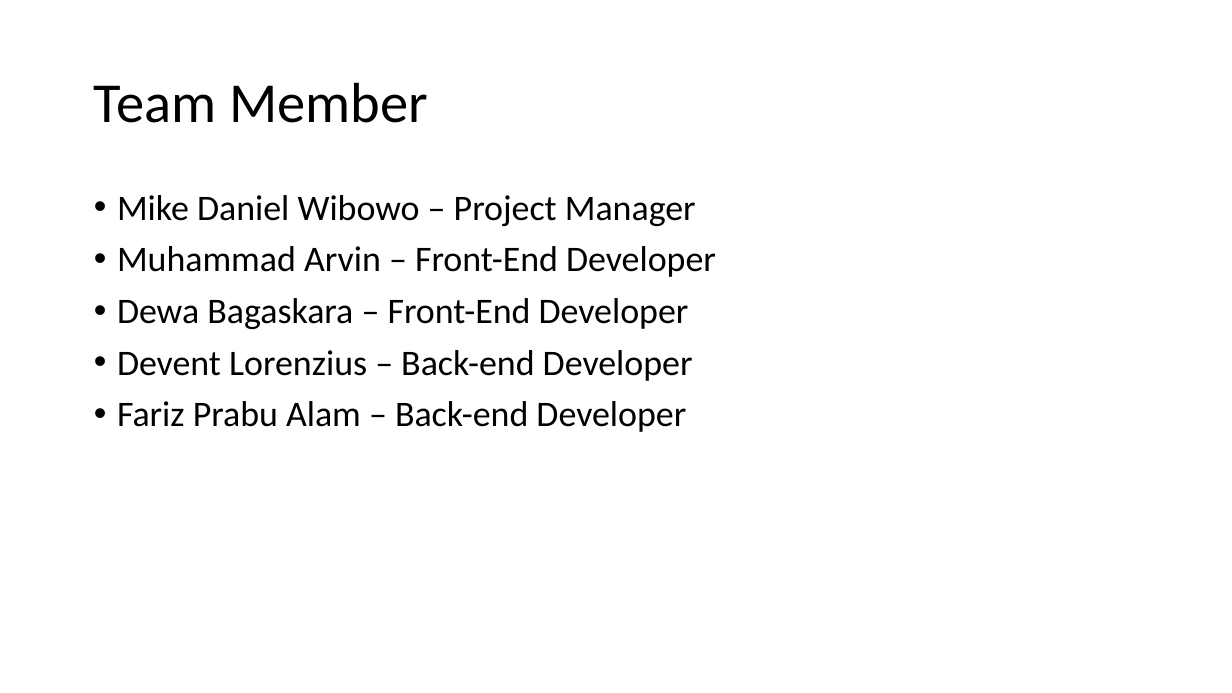
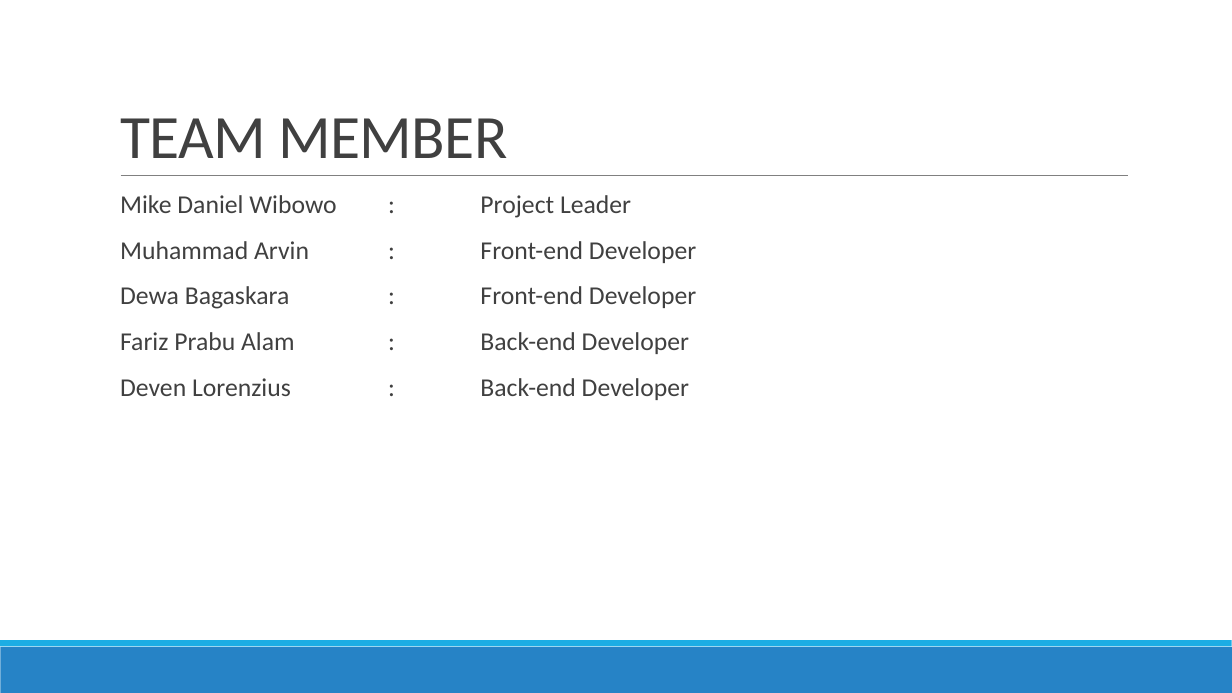
Before and after one commit to Ouroline/SE-Project, a slide deck: slide 2 of PP SE.pptx. Drawn at 1232x693 pixels with LibreOffice and Linux fonts; fonts in the diff are those of the drawing. Boxes give left, top, right and bottom in pixels: in the first picture for what was removed or moved away, otherwise in the second. Text is boxed around its words. In the diff, an @@ line names an element or a change of style, - is before the commit and + after.

```diff
--- a/PP SE.pptx
+++ b/PP SE.pptx
@@ title "TEAM MEMBER" at [120,118,508,158]: vertical alignment middle to bottom @@
@@ title at [120,118,508,158]: text changed; size 44 to 48 pt; text colour #000000 to #404040 @@
-Team Member
+TEAM MEMBER
@@ line added from (121, 176) to (1128, 176), #808080 0.5 pt @@
@@ text at [120,195,696,400]: text changed; size 28 to 20 pt; text colour #000000 to #404040 @@
-• Mike Daniel Wibowo – Project Manager
-• Muhammad Arvin – Front-End Developer
-• Dewa Bagaskara – Front-End Developer
-• Devent Lorenzius – Back-end Developer
-• Fariz Prabu Alam – Back-end Developer
+  Mike Daniel Wibowo : Project Leader
+  Muhammad Arvin : Front-end Developer
+  Dewa Bagaskara : Front-end Developer
+  Fariz Prabu Alam : Back-end Developer
+  Deven Lorenzius : Back-end Developer
@@ rectangle added at [0,647,1232,693], fill #2683C6 @@
@@ rectangle added at [0,640,1232,647], fill #1CADE4 @@
```
Also in this commit, not shown: 1 other slide changed, 4 slides added, 2 slides removed.
